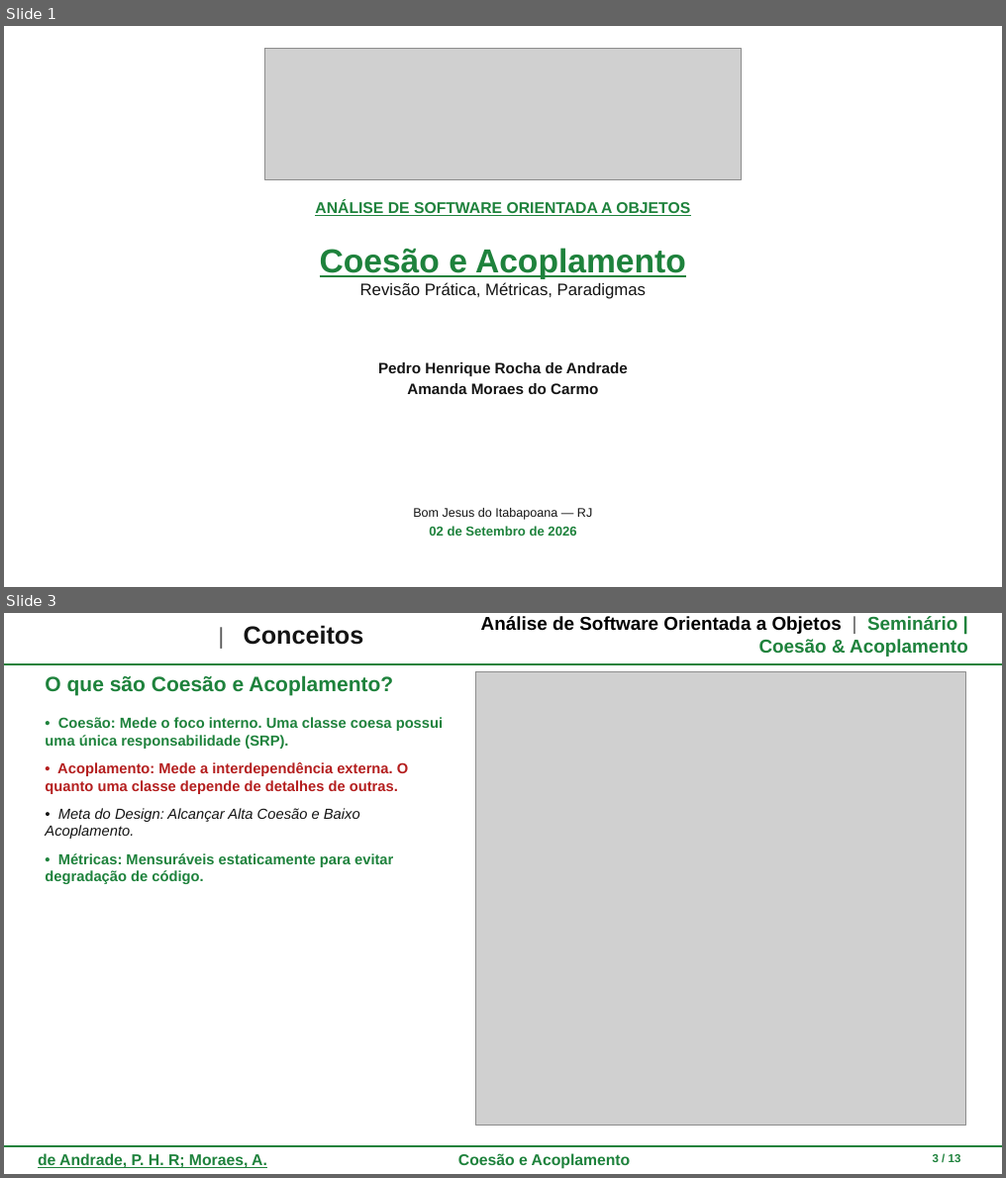
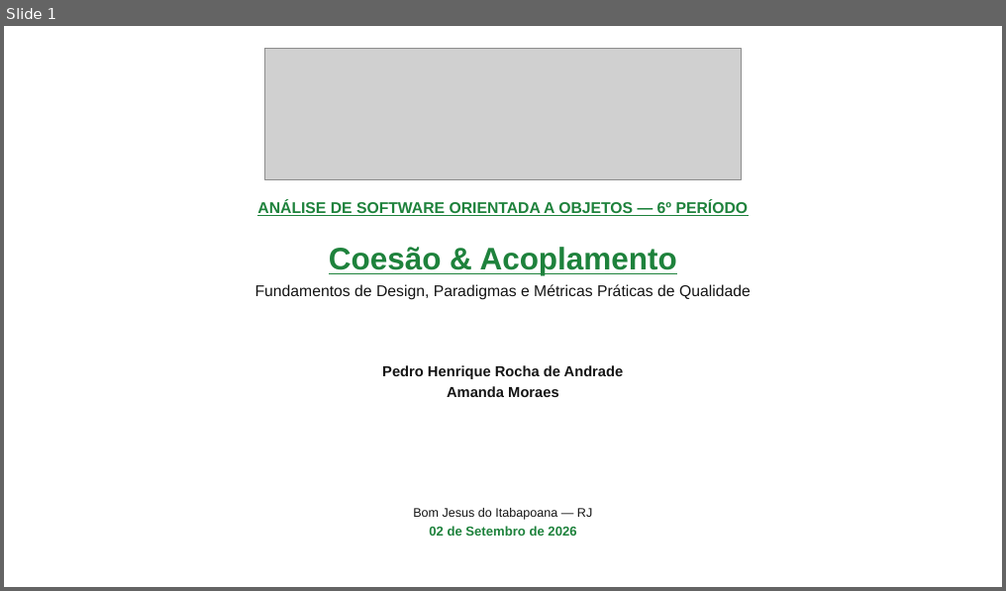
Before and after one commit to pedroiff0/page, a slide deck: content/assets/disciplinas/6-periodo/analise-de-software-orientada-a-objetos/slides_iff_disciplina.pptx. Shown one above the other, each under a label of ours: slides 1 and 3 before the commit, slide 1 after it; the slides between them are not shown. The pictures are 1006x1178 and 1006x591 pixels, drawn with LibreOffice and Linux fonts; fonts in the diff are those of the drawing; grey boxes stand for pictures; background and template pictures are left out. Boxes give left, top, right and bottom in pixels: in the first picture for what was removed or moved away, otherwise in the second. Text is boxed around its words. In the diff, an @@ line names an element or a change of style, - is before the commit and + after.

```diff
--- a/content/assets/disciplinas/6-periodo/analise-de-software-orientada-a-objetos/slides_iff_disciplina.pptx
+++ b/content/assets/disciplinas/6-periodo/analise-de-software-orientada-a-objetos/slides_iff_disciplina.pptx
@@ slide 3 removed at (4,613,1002,1174), background #FFFFFF; not listed: 2 template elements that a slide beside it also shows @@
@@ text removed at (244,625,364,645) @@
-| Conceitos
@@ text removed at (481,616,968,657) @@
-Análise de Software Orientada a Objetos | Seminário | Coesão & Acoplamento
@@ text removed at (45,675,393,695) @@
-O que são Coesão e Acoplamento?
@@ picture removed at (475,672,966,1125) @@
@@ text removed at (45,717,443,884) @@
-• Coesão: Mede o foco interno. Uma classe coesa possui uma única responsabilidade (SRP).
-• Acoplamento: Mede a interdependência externa. O quanto uma classe depende de detalhes de outras.
-• Meta do Design: Alcançar Alta Coesão e Baixo Acoplamento.
-• Métricas: Mensuráveis estaticamente para evitar degradação de código.
@@ text removed at (38,1154,267,1168) @@
-de Andrade, P. H. R; Moraes, A.
@@ text removed at (458,1154,631,1169) @@
-Coesão e Acoplamento
@@ text removed at (933,1155,961,1162) @@
-3 / 13
@@ slide 1 changed as well @@
@@ text at (257,200,748,216): text changed @@
-ANÁLISE DE SOFTWARE ORIENTADA A OBJETOS
+ANÁLISE DE SOFTWARE ORIENTADA A OBJETOS — 6º PERÍODO
@@ text at (255,247,750,300): text changed; size 16 to 15 pt @@
-Coesão e Acoplamento
-Revisão Prática, Métricas, Paradigmas
+Coesão & Acoplamento
+Fundamentos de Design, Paradigmas e Métricas Práticas de Qualidade
@@ text at (382,366,624,379): size 14.5 to 14 pt in "Pedro Henrique Rocha de Andrade" @@
@@ text at (447,386,559,397): text changed; size 14.5 to 14 pt @@
-Amanda Moraes do Carmo
+Amanda Moraes
```
Also in this commit, not shown: 2 other slides changed, 9 slides added, 9 other slides removed, 15 other files.
